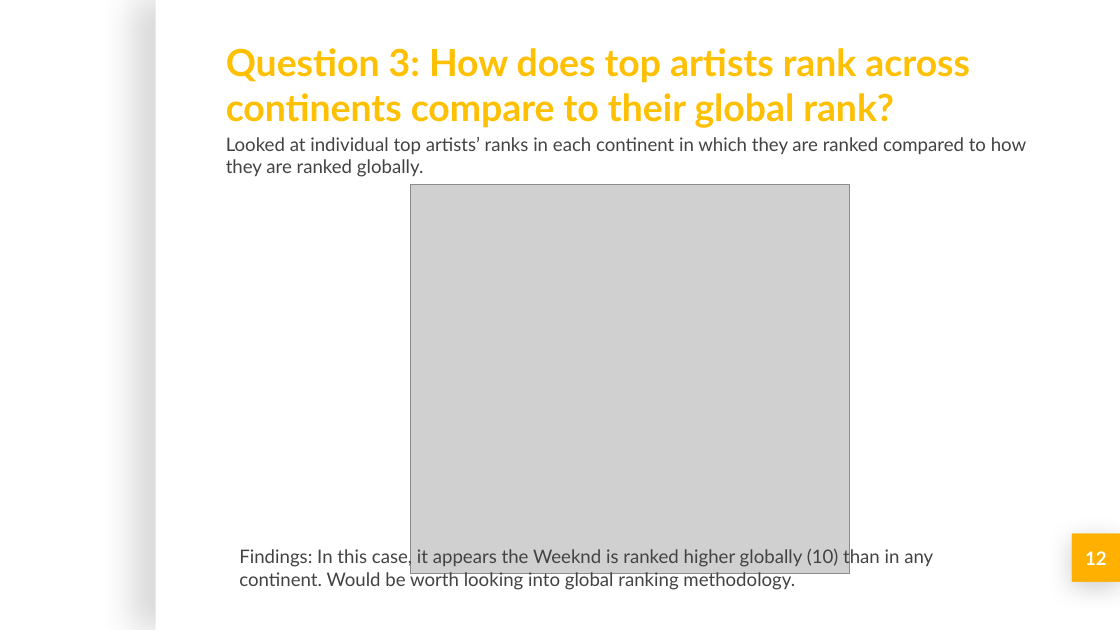
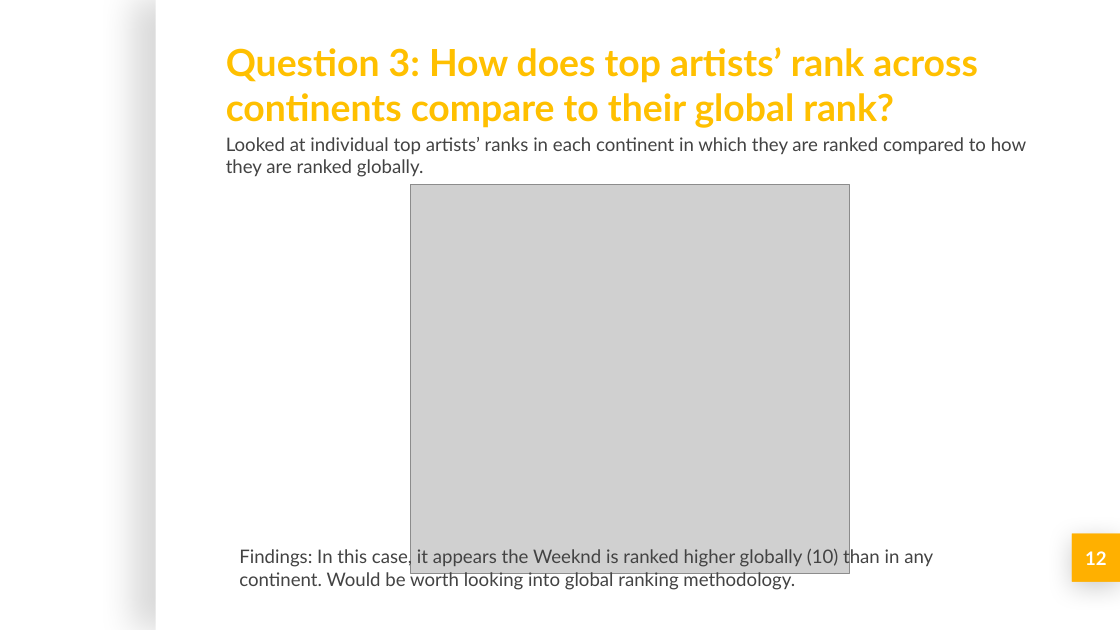
Before and after one commit to michellesimek/project_1, a slide deck: slide 12 of Project 1 PPT.pptx. Drawn at 1120x630 pixels with LibreOffice and Linux fonts; fonts in the diff are those of the drawing; grey boxes stand for pictures; background and template pictures are left out. Boxes give left, top, right and bottom in pixels: in the first picture for what was removed or moved away, otherwise in the second. Text is boxed around its words. In the diff, an @@ line names an element or a change of style, - is before the commit and + after.

```diff
--- a/Project 1 PPT.pptx
+++ b/Project 1 PPT.pptx
@@ title at box(226, 47, 978, 128): text changed @@
-Question 3: How does top artists rank across continents compare to their global rank?
+Question 3: How does top artists’ rank across continents compare to their global rank?
```
Also in this commit, not shown: 1 other slide changed, 4 other files.
